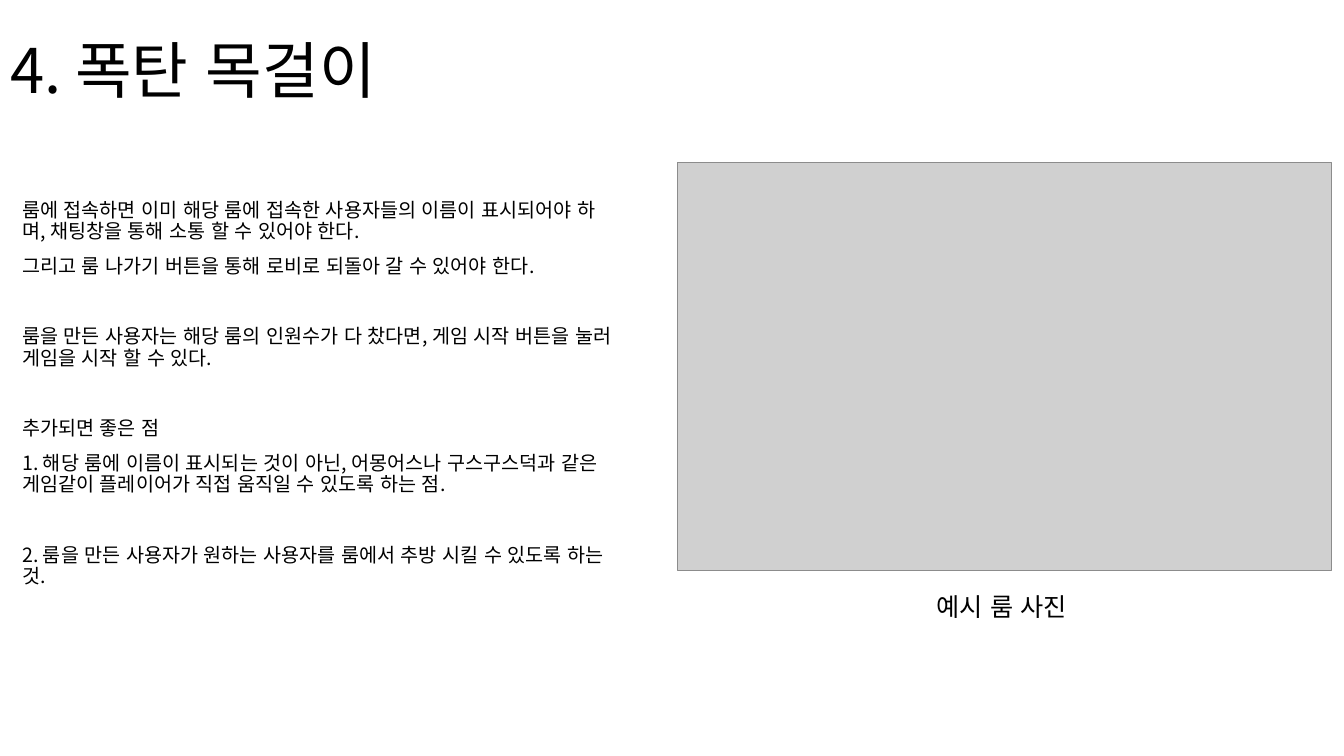
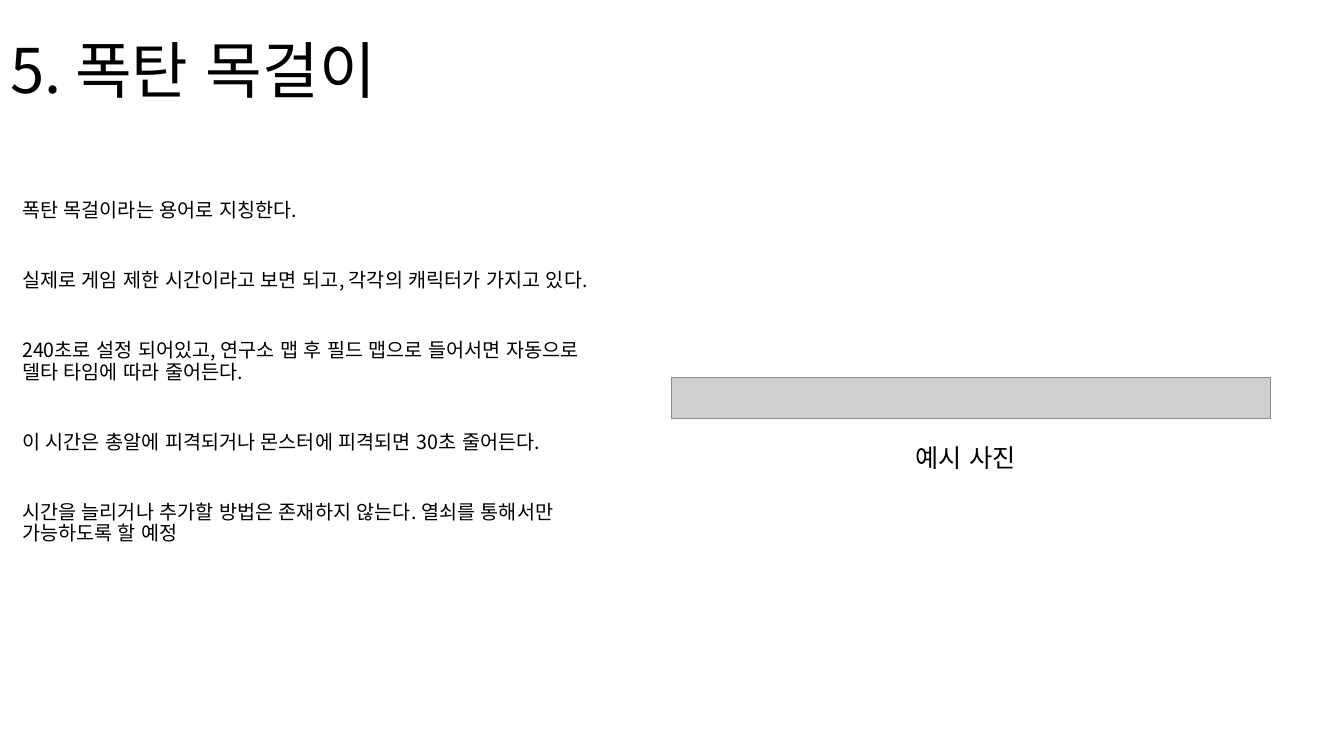
Before and after one commit to TRASHES0/MAFIA_60SECs, a slide deck: slide 6 of 기획/TRASHES 시스템 기획서.pptx (slide 7 before the commit). Drawn at 1344x756 pixels with LibreOffice and Linux fonts; fonts in the diff are those of the drawing; grey boxes stand for pictures. Boxes give left, top, right and bottom in pixels: in the first picture for what was removed or moved away, otherwise in the second. Text is boxed around its words. In the diff, an @@ line names an element or a change of style, - is before the commit and + after.

```diff
--- a/기획/TRASHES 시스템 기획서.pptx
+++ b/기획/TRASHES 시스템 기획서.pptx
@@ title at (10,42,376,98): text changed @@
-4. 폭탄 목걸이
+5. 폭탄 목걸이
@@ picture removed at (679,162,1333,571) @@
@@ text at (22,200,588,542): text changed @@
-룸에 접속하면 이미 해당 룸에 접속한 사용자들의 이름이 표시되어야 하며, 채팅창을 통해 소통 할 수 있어야 한다.
-그리고 룸 나가기 버튼을 통해 로비로 되돌아 갈 수 있어야 한다.
-룸을 만든 사용자는 해당 룸의 인원수가 다 찼다면, 게임 시작 버튼을 눌러 게임을 시작 할 수 있다.
-추가되면 좋은 점
-1. 해당 룸에 이름이 표시되는 것이 아닌, 어몽어스나 구스구스덕과 같은 게임같이 플레이어가 직접 움직일 수 있도록 하는 점.
-2. 룸을 만든 사용자가 원하는 사용자를 룸에서 추방 시킬 수 있도록 하는 것.
+폭탄 목걸이라는 용어로 지칭한다.
+실제로 게임 제한 시간이라고 보면 되고, 각각의 캐릭터가 가지고 있다.
+240초로 설정 되어있고, 연구소 맵 후 필드 맵으로 들어서면 자동으로 델타 타임에 따라 줄어든다.
+이 시간은 총알에 피격되거나 몬스터에 피격되면 30초 줄어든다.
+시간을 늘리거나 추가할 방법은 존재하지 않는다. 열쇠를 통해서만 가능하도록 할 예정
@@ picture added at (673,378,1271,418) @@
@@ text at (916,446,1015,469): text changed @@
-예시 룸 사진
+예시 사진
```
Also in this commit, not shown: 7 other slides changed, 2 slides added, 3 slides removed.
